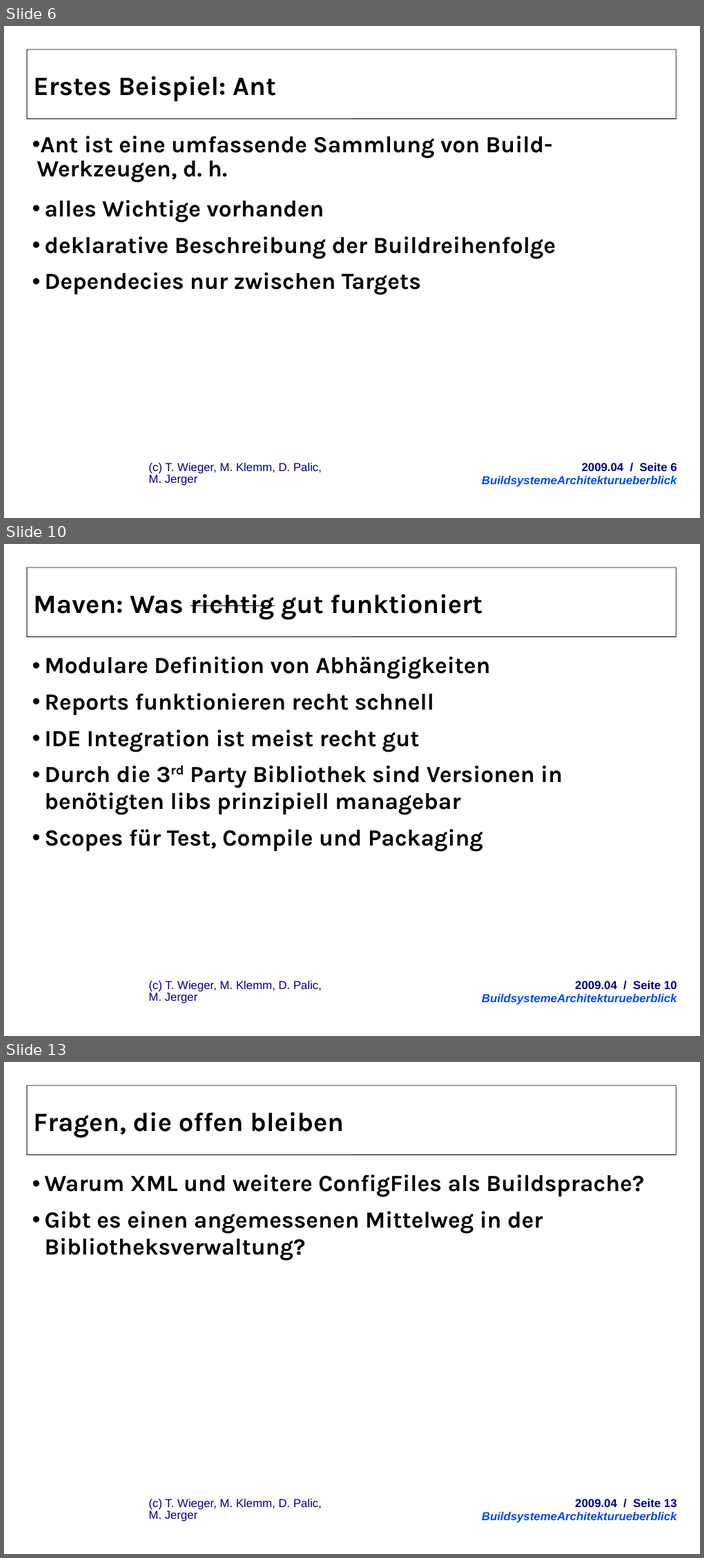
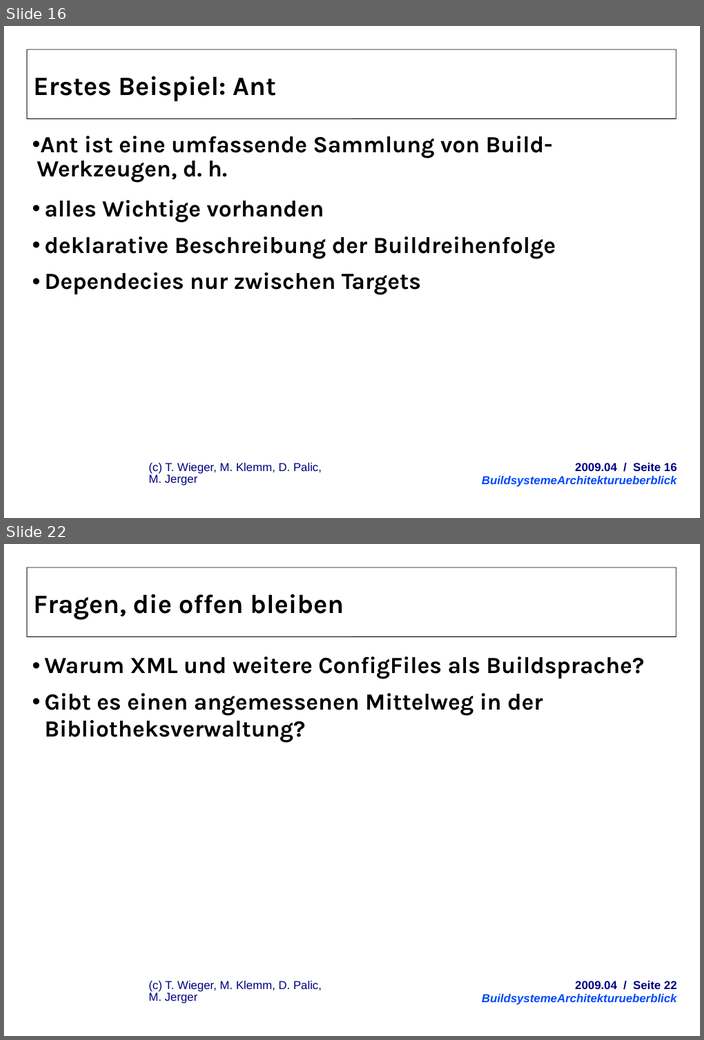
Before and after one commit to herrwieger/experttrainingbuildsystems, a slide deck: praesentationen/BuildsystemeArchitekturueberblick.odp. Shown one above the other, each under a label of ours: slides 6, 10 and 13 before the commit, slides 16 and 22 after it; the slides between them are not shown. The pictures are 704x1558 and 704x1040 pixels, drawn with LibreOffice and Linux fonts; fonts in the diff are those of the drawing; background and template pictures are left out. Boxes give left, top, right and bottom in pixels: in the first picture for what was removed or moved away, otherwise in the second. Text is boxed around its words. In the diff, an @@ line names an element or a change of style, - is before the commit and + after.

```diff
--- a/praesentationen/BuildsystemeArchitekturueberblick.odp
+++ b/praesentationen/BuildsystemeArchitekturueberblick.odp
@@ slide 10 removed at (4,544,700,1036), background #FFFFFF; not listed: 3 template elements that a slide beside it also shows @@
@@ title removed at (33,594,482,620) @@
-Maven: Was richtig gut funktioniert
@@ text removed at (45,656,562,852) @@
-  • Modulare Definition von Abhängigkeiten
-  • Reports funktionieren recht schnell
-  • IDE Integration ist meist recht gut
-  • Durch die 3rd Party Bibliothek sind Versionen in benötigten libs prinzipiell managebar
-  • Scopes für Test, Compile und Packaging
@@ what was slide 6 is now slide 16 @@
@@ text at (575,463,677,471): text changed @@
-2009.04 / Seite 6
+2009.04 / Seite 16
@@ what was slide 13 is now slide 22 @@
@@ text at (575,981,677,989): text changed @@
-2009.04 / Seite 13
+2009.04 / Seite 22
```
Also in this commit, not shown: 6 slides changed, 14 slides added, 3 other slides removed, 9 other files.
